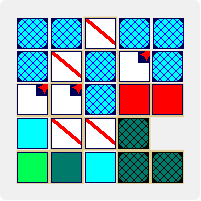
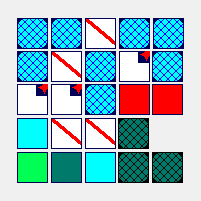
Two versions of the same layered image (w=201, h=201). Layer-by-layer changes:
added layer "Pasted Layer copy" above "Pasted Layer" over [0,0,201,201]
hid "Pasted Layer" over [0,0,200,200]
